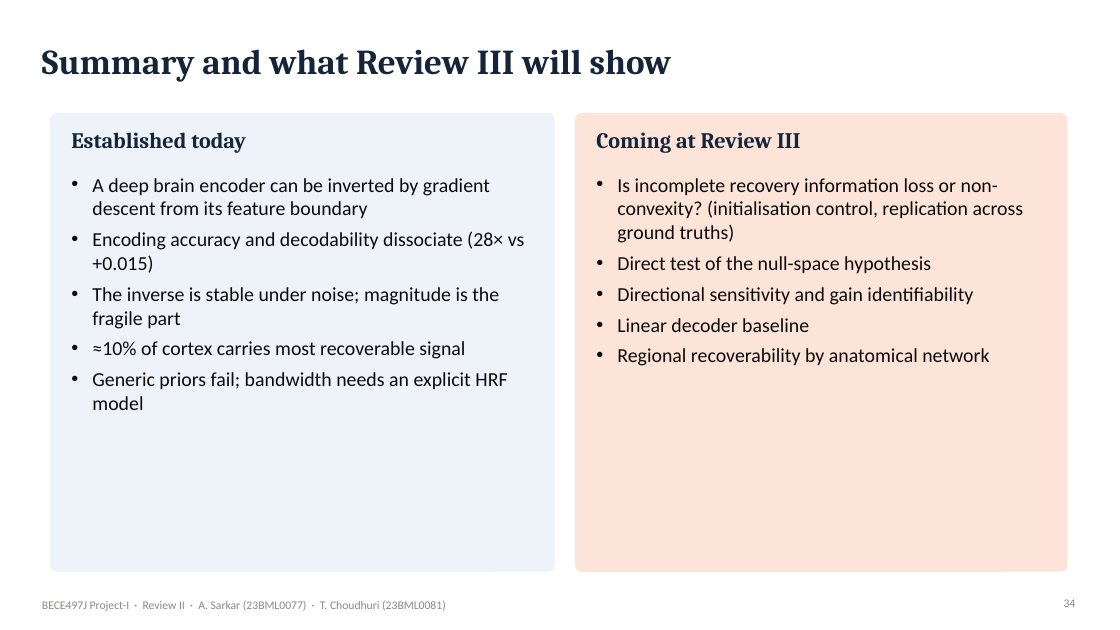
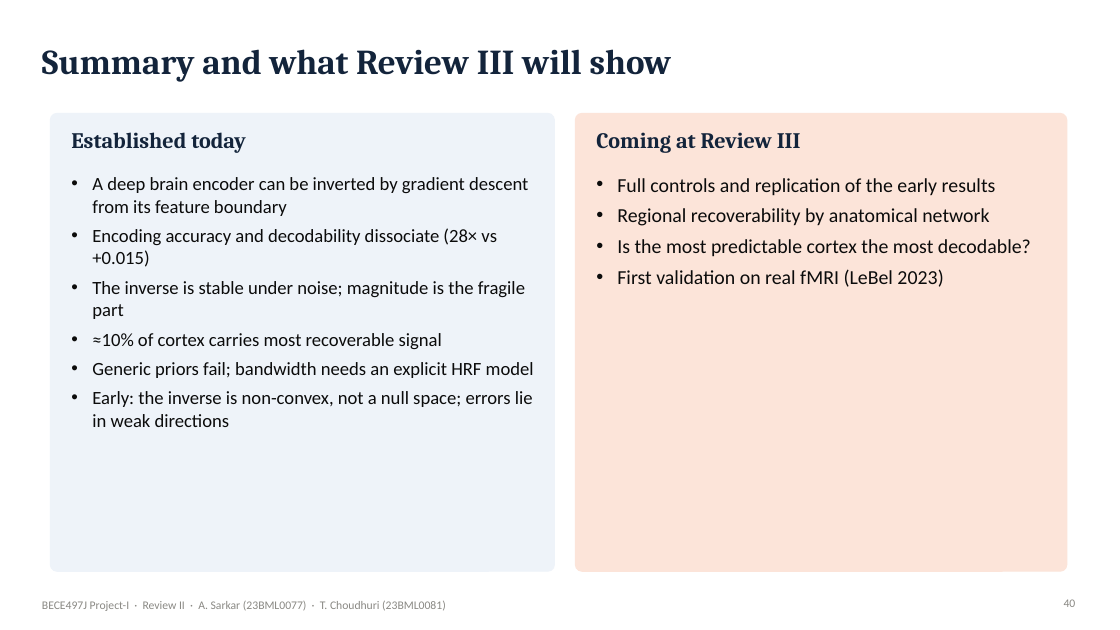
Before and after one commit to Ivxn404/semantic-decoding-tribe-inversion, a slide deck: slide 40 of deck/Review2_Sarkar_Choudhuri.pptx (slide 34 before the commit). Drawn at 1120x630 pixels with LibreOffice and Linux fonts; fonts in the diff are those of the drawing. Boxes give left, top, right and bottom in pixels: in the first picture for what was removed or moved away, otherwise in the second. Text is boxed around its words. In the diff, an @@ line names an element or a change of style, - is before the commit and + after.

Commit message:
Update Review II and Review III decks with additional results

```diff
--- a/deck/Review2_Sarkar_Choudhuri.pptx
+++ b/deck/Review2_Sarkar_Choudhuri.pptx
@@ text at [92, 177, 534, 378]: size 17 to 16 pt in "A deep brain encoder can be inverted ...", "Encoding accuracy and decodability dissociate (28× vs ...", "The inverse is stable under noise; magnitude ...", "≈10% of cortex carries most recoverable signal" and 1 more places @@
@@ text at [617, 178, 996, 196]: text changed @@
-• Is incomplete recovery information loss or non-convexity? (initialisation control, replication across ground truths)
-• Direct test of the null-space hypothesis
-• Directional sensitivity and gain identifiability
-• Linear decoder baseline
+• Full controls and replication of the early results
@@ text at [617, 239, 1031, 287]: paragraphs added @@
+• Is the most predictable cortex the most decodable?
+• First validation on real fMRI (LeBel 2023)
@@ text at [92, 391, 533, 427]: paragraph added @@
+• Early: the inverse is non-convex, not a null space; errors lie in weak directions
@@ page number at [1064, 599, 1076, 607]: text changed @@
-34
+40
```
Also in this commit, not shown: 2 other slides changed, 6 slides added, 3 other files.
